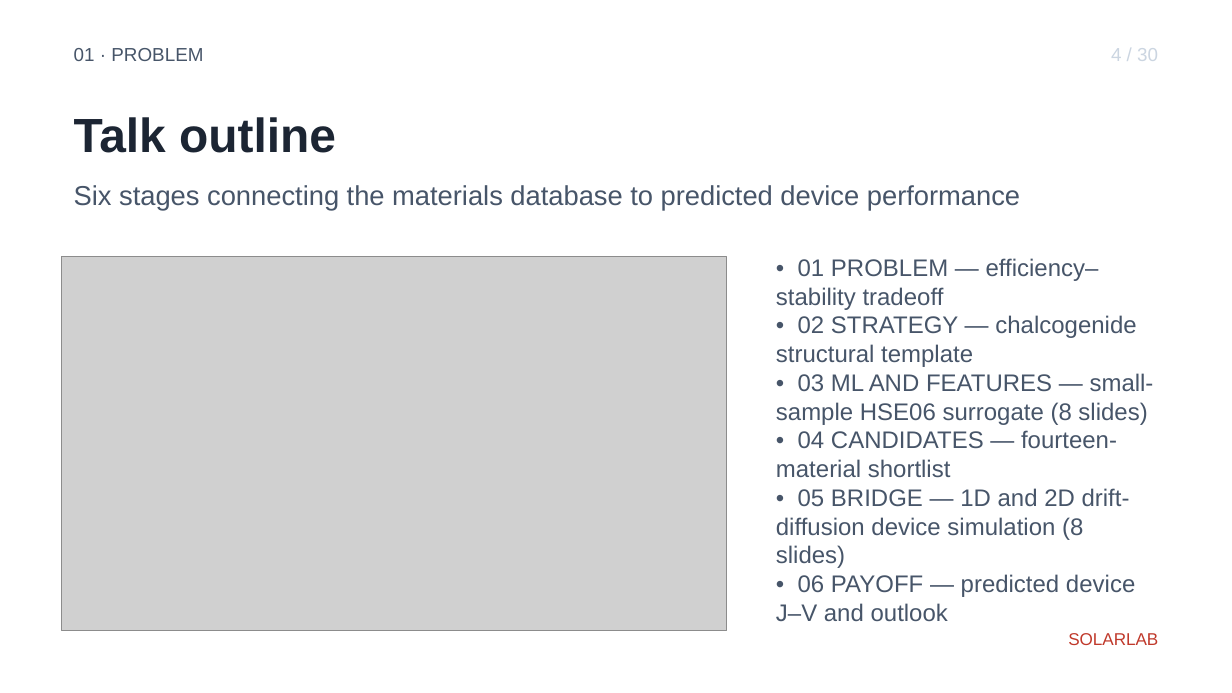
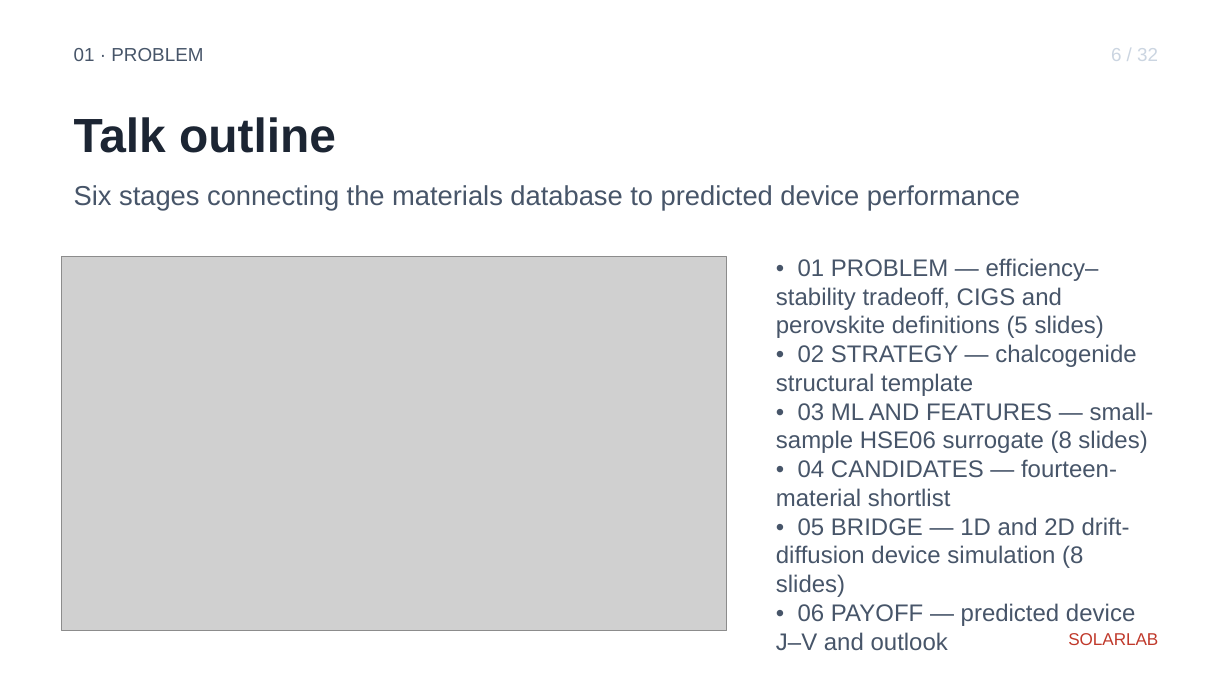
Before and after one commit to ShaneLogic/SolarLab, a slide deck: slide 7 of presentations/jmi-2026/output/jmi-2026.pptx (slide 5 before the commit). Drawn at 1232x693 pixels with LibreOffice and Linux fonts; fonts in the diff are those of the drawing; grey boxes stand for pictures. Boxes give left, top, right and bottom in pixels: in the first picture for what was removed or moved away, otherwise in the second. Text is boxed around its words. In the diff, an @@ line names an element or a change of style, - is before the commit and + after.

Commit message:
feat(jmi-ppt): add CIGS and perovskite structural-definition slides
User requested detailed CIGS and perovskite definitions in the
Problem section, with figures, citing reference work from two
specified Google Scholar profiles:
  • CIGS / chalcogenide context: Chang Yan (HKUST-GZ) — kesterite
    Cu₂ZnSnS₄ work in Nat. Energy 2018, ACS Energy Lett. 2017
  • Perovskite: Yi Hou (NUS) — inverted PSC ligand-anchor 22.3 %
    in Nat. Energy 2020, perovskite/Si tandem in Science 2020,
    all-perovskite tandem 24.2 % in Nat. Energy 2020

Two new content slides added in section 01 PROBLEM:
  s3 CIGS — Cu(In,Ga)Se₂ chalcopyrite absorber
       Tetragonal I-4̄2d · doubled-zincblende · a 5.78 Å · c 11.62 Å
       Direct gap tunable 1.04 eV (CIS) → 1.68 eV (CGS) with x
       Champion lab cell 23.4 % (Solar Frontier 2019)
       Sister kesterite Cu₂ZnSnS₄ explored at HKUST-GZ
       Yan et al. citations
  s4 Perovskite — ABX₃ structural family
       Pm-3̄m cubic parent · corner-sharing BX₆ octahedra
       A = Cs / MA / FA · B = Pb / Sn · X = I / Br / Cl
       Goldschmidt tolerance factor with regime map
       Champion 26.7 % (UNIST 2024); Hou et al. tandem records

Two new matplotlib figure scripts:
  s3_cigs_structure.py — 3D chalcopyrite unit-cell schematic
                          + Eg(x) tunability panel with SQ window
  s4_perovskite_structure.py — 3D ABX₃ unit cell + Goldschmidt
                                tolerance-factor regime map

Layout shift: previous s3..s30 became s5..s32. Outline slide
(now s6) updated to flag PROBLEM as 5 slides.

Audit: 38 slides, 164 sub + 56 sup runs, no _/^ leaks.

Constraint: Hermann-Mauguin "bar over digit" notation rendered
via Unicode combining overline (4̄, 3̄) — works in Arial as
combining-mark glyphs
Confidence: high
Scope-risk: narrow — pure additive content + index renumber
Not-tested: Hermann-Mauguin overline glyph rendering on Windows
PowerPoint

```diff
--- a/presentations/jmi-2026/output/jmi-2026.pptx
+++ b/presentations/jmi-2026/output/jmi-2026.pptx
@@ text at <box>1111,48,1158,61</box>: text changed @@
-4 / 30
+6 / 32
@@ text at <box>776,258,1104,338</box>: text changed @@
-• 01 PROBLEM — efficiency–stability tradeoff
+• 01 PROBLEM — efficiency–stability tradeoff, CIGS and perovskite definitions (5 slides)
```
Also in this commit, not shown: 28 other slides changed, 2 slides added, 3 other files.
